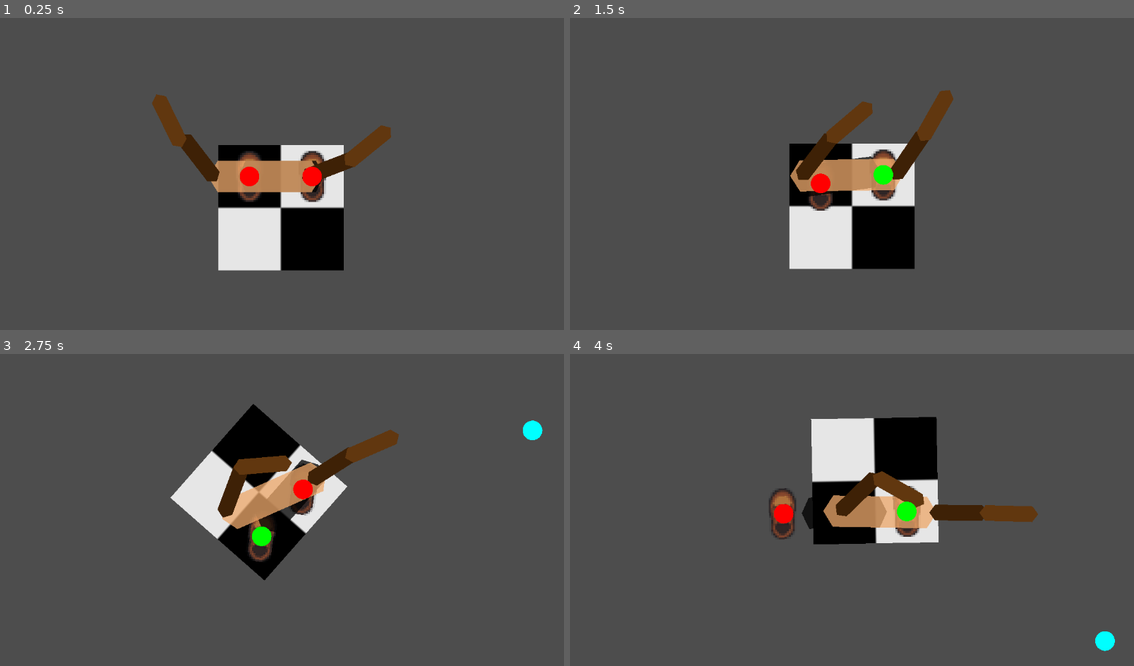
Above: before the commit, frames 1-4 (two rows, left to right).
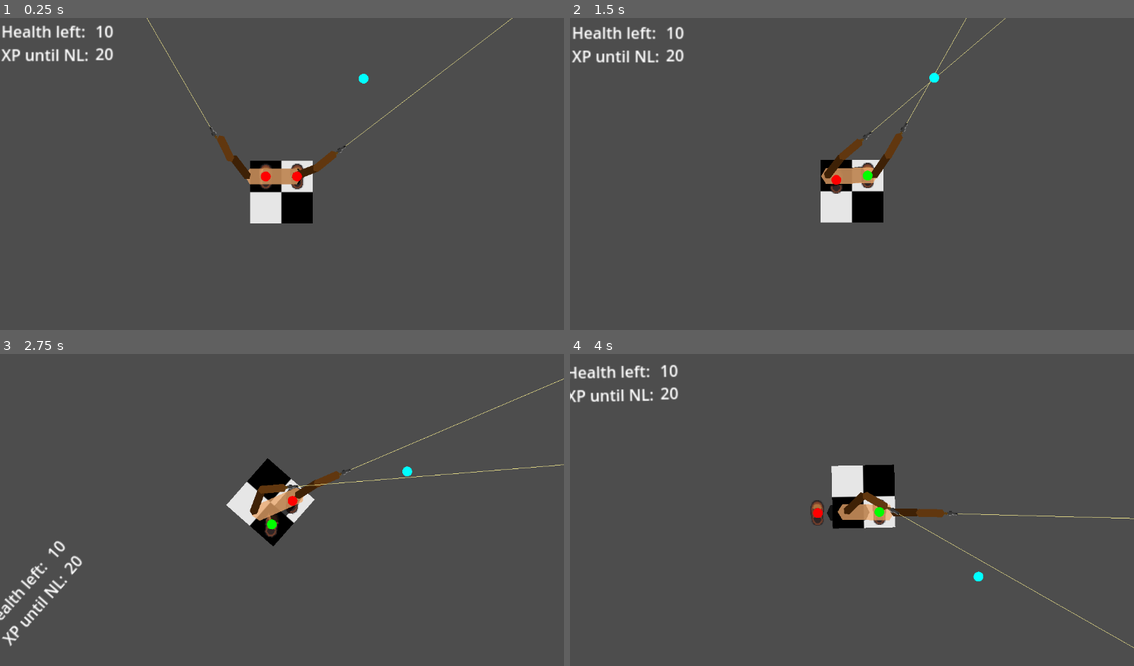
Above: after the commit, the same moments.

Repository: Meatplanter/Kelp_44
Game: Godot game, scene res://rogue_b.tscn
Two runs of this game, one before a commit and one after it. Both use one fixed random seed, a clock stepped at 60 frames per second and the inputs below. This scene is started directly instead of the project's main scene.
Inputs (mouse positions are in pixels of both pictures, inside the frame that each line leads up to):
- Up to frame 1 (0.25 s): no input
- Up to frame 2 (1.5 s): tap Enter at 0.5 s; move the mouse to (976, 161) at 0.52 s; hold D (LS_move_right) 0.53-1.28 s; hold M (ChangeMode) 0.53-1.28 s; move the mouse to (739, 192) at 1.27 s; hold X (LS_move_down) from 1.28 s (still down); tap Space (Space) at 1.35 s
- Up to frame 3 (2.75 s): move the mouse to (338, 441) at 2.02 s; release X (LS_move_down) at 2.03 s; hold D (LS_move_right) from 2.03 s (still down); hold Shift (TargettingMode) from 2.03 s (still down)
- Up to frame 4 (4 s): move the mouse to (823, 575) at 2.77 s; release D (LS_move_right) at 2.78 s; release Shift (TargettingMode) at 2.78 s; hold Q (LS_move_leftup) 2.78-3.53 s; tap 1 at 2.85 s; move the mouse to (1021, 559) at 3.52 s; hold A (LS_move_left) from 3.53 s (still down); tap 2 at 3.6 s

The runs differ from the first frame. In frame 1, 11% of the frame differs, in the area x 0-91%, y 0-81%; in frame 2, 10%; in frame 3, 10%; in frame 4, 11%, in the area x 0-100%, y 3-96%.

Commit message:
Laser sight

Diff:
--- a/gun.gd
+++ b/gun.gd
@@ -87,7 +87,6 @@
 		rightCooldown = 1.0
 
 func _physics_process(delta: float) -> void:
-
 	if get_parent().has_meta("Enemy"): #enemy has gun, points it at player
 		if global_position.distance_to(Global.midpoint) <= enemyRange: #player in range
 			show()
@@ -100,6 +99,7 @@
 			show()
 		else: #enemy outside of range
 			hide()
+
 
 
 
--- a/head.gd
+++ b/head.gd
@@ -23,12 +23,12 @@
 
 
 func _physics_process(delta):
-	#look_for_enemy()
-	self.global_position = Movement.neck
+	look_for_enemy()
+	self.global_position = Global.midpoint
 
 func _process(delta):
 	EnemyManager.enemy_scope()
-	#EnemyManager.get_visible_enemies()
+	EnemyManager.get_visible_enemies()
 
 	#trying to implement field of vision
 	var pos = Global.midpoint
--- a/laser_sights.gd
+++ b/laser_sights.gd
@@ -1,23 +1,10 @@
 extends Node2D
 
-#func _draw():
-	#if get_parent().has_meta("Player") && EnemyManager.targetEnemyLeft != null && get_parent().has_meta("Left"):
-		#var aimFrom = %ShootingPoint.position
-		#var aimTo = %ShootingPoint.global_position + Vector2.RIGHT.rotated(%ShootingPoint.rotation) * 50000
-		#
-		#var direction = (aimTo - aimFrom).normalized()
-		#var to_enemy = (to_local(EnemyManager.targetEnemyLeft.global_position) - aimFrom).normalized()
-		#
-		#var aimAngleDiff = rad_to_deg(abs(direction.angle_to(to_enemy)))
-		#
-		#if aimAngleDiff < 5:
-			#draw_line(aimFrom,aimTo,Color.GREEN)
-			#if leftCooldown < 0:
-				#shoot()
-				#leftCooldown = 1.0
-		#else:
-			#draw_line(aimFrom,aimTo,Color.KHAKI)
-			#
-#
-#func _process(delta):
-	#queue_redraw()
+func _draw():
+	var aimFrom = to_local(%ShootingPoint.global_position)
+	var aimTo = %ShootingPoint.global_position + Vector2.RIGHT.rotated(%ShootingPoint.rotation) * 50000
+
+	draw_line(aimFrom,aimTo,Color.KHAKI)
+
+func _process(delta):
+	queue_redraw()
--- a/rogue_b.tscn
+++ b/rogue_b.tscn
@@ -9,6 +9,7 @@
 [ext_resource type="Script" uid="uid://bw2kcvbt4evcb" path="res://shoulder_polygon.gd" id="7_e3tf4"]
 [ext_resource type="Script" uid="uid://bfrfmnvcxdukh" path="res://camera_2d_new.gd" id="7_y7bk3"]
 [ext_resource type="Script" uid="uid://g7fnkyhbdemq" path="res://hp_left.gd" id="8_e3tf4"]
+[ext_resource type="PackedScene" uid="uid://b6o1fo0ewnjln" path="res://gun_new.tscn" id="8_m64x7"]
 [ext_resource type="Script" uid="uid://clxhegpqyijug" path="res://xp_to_level.gd" id="9_m64x7"]
 [ext_resource type="PackedScene" uid="uid://c5nunyagwdk5f" path="res://pause_menu.tscn" id="10_t0gij"]
 [ext_resource type="PackedScene" uid="uid://ct4uhithfj3kk" path="res://level_up_screen.tscn" id="11_qhx67"]
@@ -19,10 +20,6 @@
 [sub_resource type="CapsuleShape2D" id="CapsuleShape2D_bjt74"]
 radius = 6.0
 height = 26.0
-
-[sub_resource type="CapsuleShape2D" id="CapsuleShape2D_e3tf4"]
-radius = 4.0
-height = 28.0
 
 [node name="RogueB" type="CharacterBody2D"]
 visibility_layer = 2
@@ -112,17 +109,11 @@
 [node name="LeftElbowJoint" type="Marker2D" parent="."]
 
 [node name="LeftForearm" type="Polygon2D" parent="LeftElbowJoint"]
+unique_name_in_owner = true
 position = Vector2(-27, 0)
 color = Color(0.38372, 0.216172, 0.0617191, 1)
 polygon = PackedVector2Array(0, 0, 3, -4, 27, -4, 30, 0, 27, 4, 3, 4)
 
-[node name="Area2D" type="Area2D" parent="LeftElbowJoint/LeftForearm"]
-
-[node name="LeftForearm" type="CollisionShape2D" parent="LeftElbowJoint/LeftForearm/Area2D"]
-position = Vector2(15, 0)
-rotation = 1.5708
-shape = SubResource("CapsuleShape2D_e3tf4")
-
 [node name="RightShoulder" type="Marker2D" parent="."]
 position = Vector2(2.98023e-08, 0)
 
@@ -141,19 +132,21 @@
 position = Vector2(2.98023e-08, 0)
 
 [node name="RightForearm" type="Polygon2D" parent="RightElbowJoint"]
+unique_name_in_owner = true
 position = Vector2(-3, 0)
 color = Color(0.38372, 0.216172, 0.0617191, 1)
 polygon = PackedVector2Array(0, 0, 3, -4, 27, -4, 30, 0, 27, 4, 3, 4)
 
-[node name="RightForearm" type="CollisionShape2D" parent="RightElbowJoint/RightForearm"]
-position = Vector2(15, 0)
-rotation = 1.5708
-shape = SubResource("CapsuleShape2D_e3tf4")
+[node name="GunRight" parent="." instance=ExtResource("8_m64x7")]
+unique_name_in_owner = true
+
+[node name="GunLeft" parent="." instance=ExtResource("8_m64x7")]
+unique_name_in_owner = true
 
 [node name="Camera2DNew" type="Camera2D" parent="."]
 position = Vector2(24, 0)
 ignore_rotation = false
-zoom = Vector2(4, 4)
+zoom = Vector2(2, 2)
 position_smoothing_enabled = true
 position_smoothing_speed = 10.0
 rotation_smoothing_enabled = true
--- a/shoulder_polygon.gd
+++ b/shoulder_polygon.gd
@@ -41,6 +41,11 @@
 	Movement.neck = shoulderMidpoint
 	$"../ShoulderMidpoint".global_position = shoulderMidpoint
 	Movement.shoulderOrientation = find_orientation(rightShoulder,leftShoulder)
+
+	%GunLeft.global_position = (point_position(%LeftForearm,1)+point_position(%LeftForearm,5))/2
+	%GunLeft.global_rotation = $"../LeftElbowJoint".global_rotation + PI
+	%GunRight.global_position = (point_position(%RightForearm,2)+point_position(%RightForearm,4))/2
+	%GunRight.global_rotation = $"../RightElbowJoint".global_rotation
 
 	#target = get_global_mouse_position()
 	$"../TargetNode".global_position = target
@@ -89,11 +94,13 @@
 	bicep.scale.x = clampf(min(dist/75,1),0.3,1)
 	bicep.scale.y = clampf(1.5-dist/75,1,1.5)
 
+
 func lower_left_elbow(elbow: Node2D, bicep: Node2D, target: Vector2):
 	var dist = elbow.global_position.distance_to(target)
 	bicep.position.x =  - 27 * clampf(min(dist/75,1),0.3,1)
 	bicep.scale.x = clampf(min(dist/75,1),0.3,1)
 	bicep.scale.y = clampf(1.5-dist/75,1,1.5)
+
 
 func _ready():
 	$"../RightShoulderJoint".global_position = Movement.rightShoulder
--- a/torso.gd
+++ b/torso.gd
@@ -2,7 +2,7 @@
 
 var tween: Tween
 var move_speed: float = 50.0 * Global.gameSpeed
-var shoulderRotationOffset = 2 #so that the shoulder rotates quicker and adjust to the changing position better, not messing your aim so much, etc.
+var shoulderRotationOffset = 1 #so that the shoulder rotates quicker and adjust to the changing position better, not messing your aim so much, etc.
 
 func _ready():
 	Global.TorsoCollisionNode = $TorsoCollision
